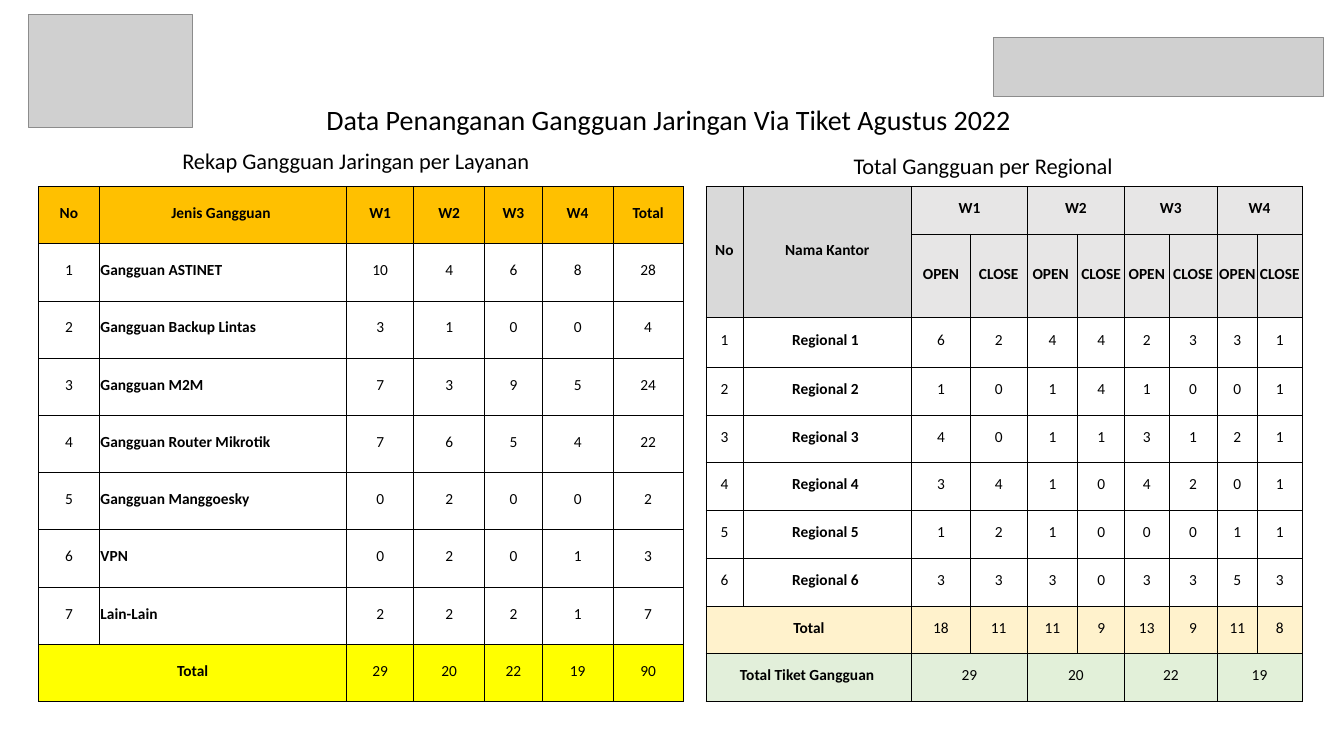
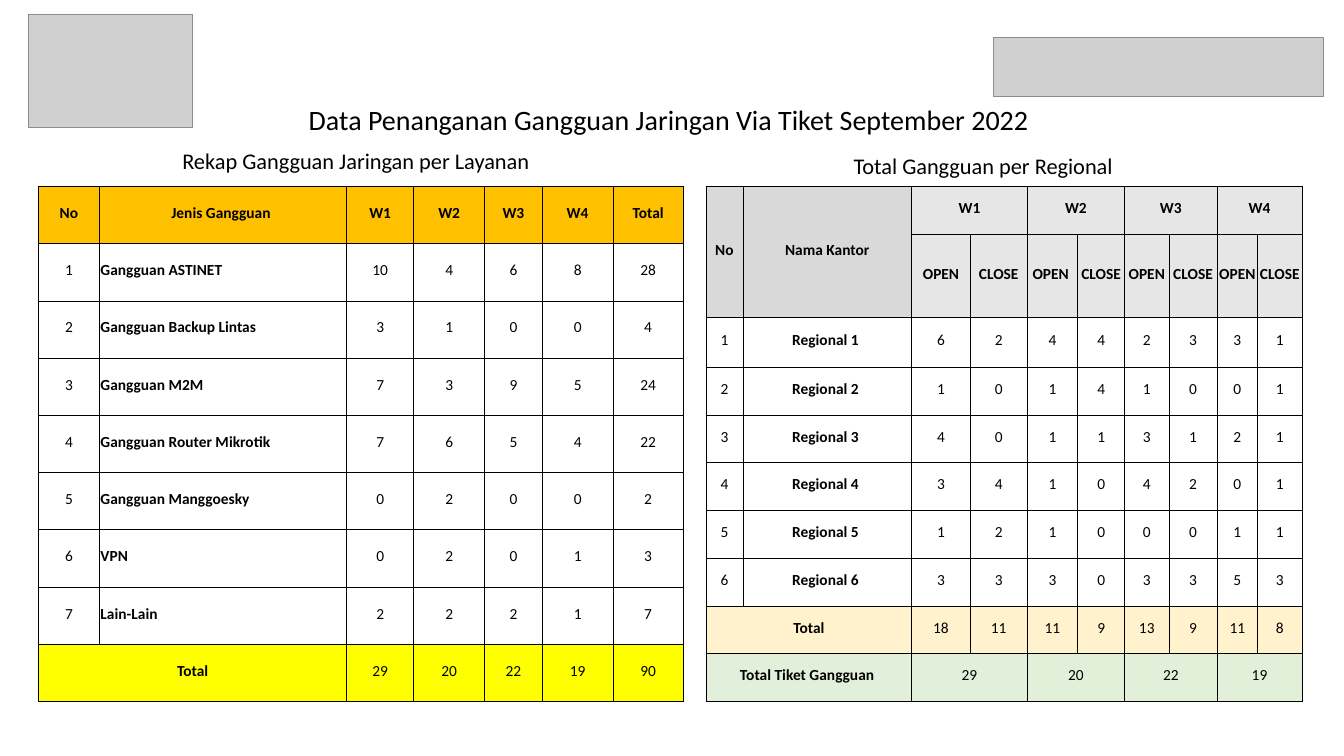
Before and after one commit to mradityae/protocp, a slide deck: slide 4 of data/LAPORAN_TIKET.pptx (slide 2 before the commit). Drawn at 1344x756 pixels with LibreOffice and Linux fonts; fonts in the diff are those of the drawing; grey boxes stand for pictures. Boxes give left, top, right and bottom in pixels: in the first picture for what was removed or moved away, otherwise in the second. Text is boxed around its words. In the diff, an @@ line names an element or a change of style, - is before the commit and + after.

```diff
--- a/data/LAPORAN_TIKET.pptx
+++ b/data/LAPORAN_TIKET.pptx
@@ title at <box>309,110,1028,135</box>: text changed @@
-Data Penanganan Gangguan Jaringan Via Tiket Agustus 2022
+Data Penanganan Gangguan Jaringan Via Tiket September 2022
```
Also in this commit, not shown: 1 other slide changed, 5 slides added, 28 other files.
